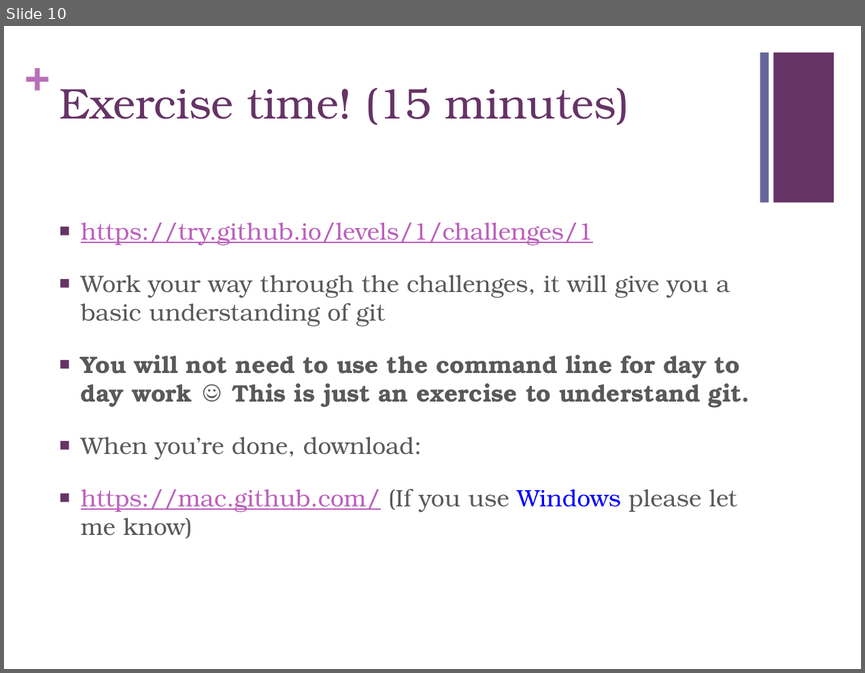
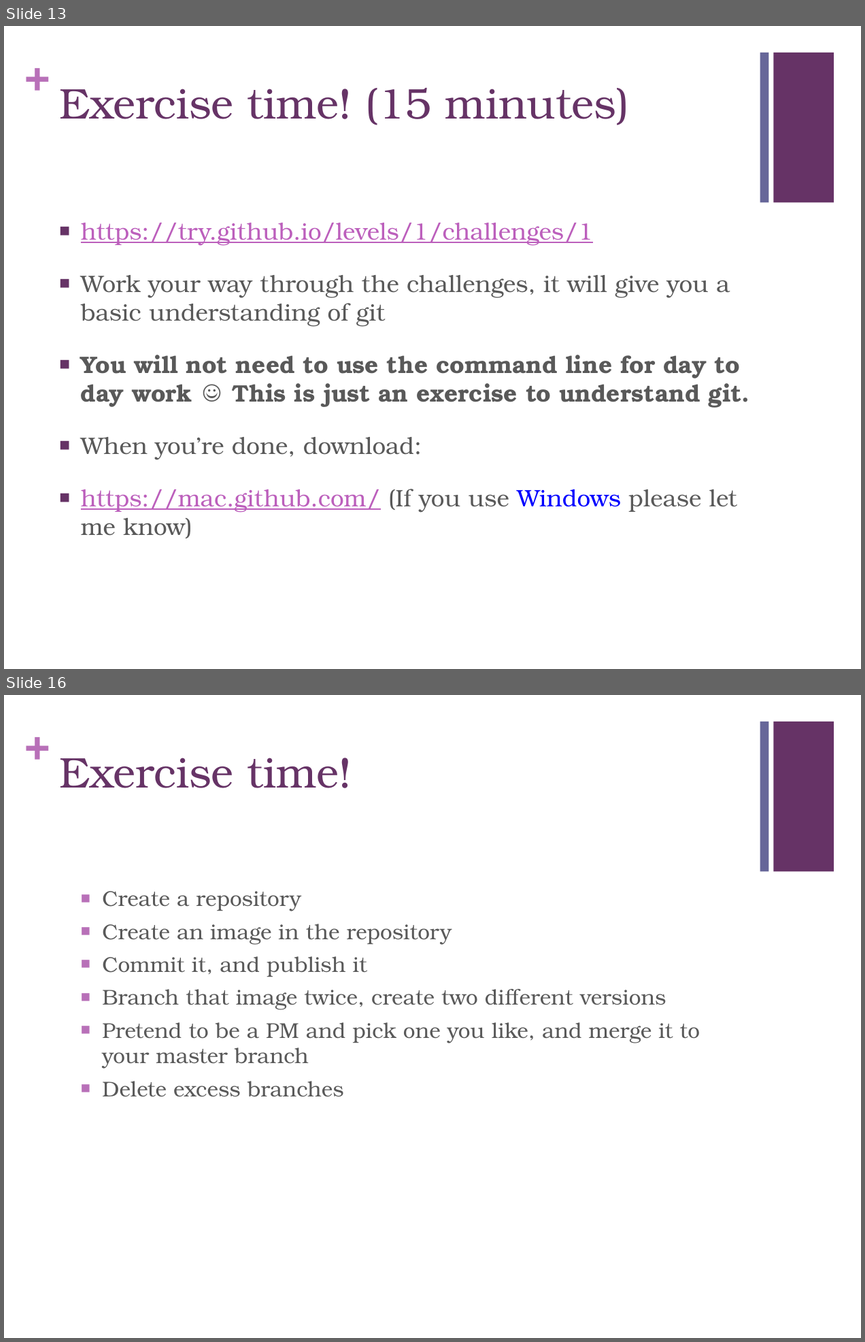
Before and after one commit to RyanCopley/git-for-designers, a slide deck: Presentation.pptx. Shown one above the other, each under a label of ours: slide 10 before the commit, slides 13 and 16 after it; the slides between them are not shown. The pictures are 865x673 and 865x1342 pixels, drawn with LibreOffice and Linux fonts; fonts in the diff are those of the drawing. Boxes give left, top, right and bottom in pixels: in the first picture for what was removed or moved away, otherwise in the second. Text is boxed around its words. In the diff, an @@ line names an element or a change of style, - is before the commit and + after.

```diff
--- a/Presentation.pptx
+++ b/Presentation.pptx
@@ slide 16 added at [4,695,861,1338], background #FFFFFF; not listed: 3 template elements that a slide beside it also shows @@
@@ title added at [59,758,352,788], 36 pt, text #663366 @@
+Exercise time!
@@ text added at [102,891,700,1097], 18 pt, text #595959 @@
+  ■ Create a repository
+  ■ Create an image in the repository
+  ■ Commit it, and publish it
+  ■ Branch that image twice, create two different versions
+  ■ Pretend to be a PM and pick one you like, and merge it to your master branch
+  ■ Delete excess branches
@@ what was slide 10 is now slide 13 @@
```
Also in this commit, not shown: 5 other slides added.
